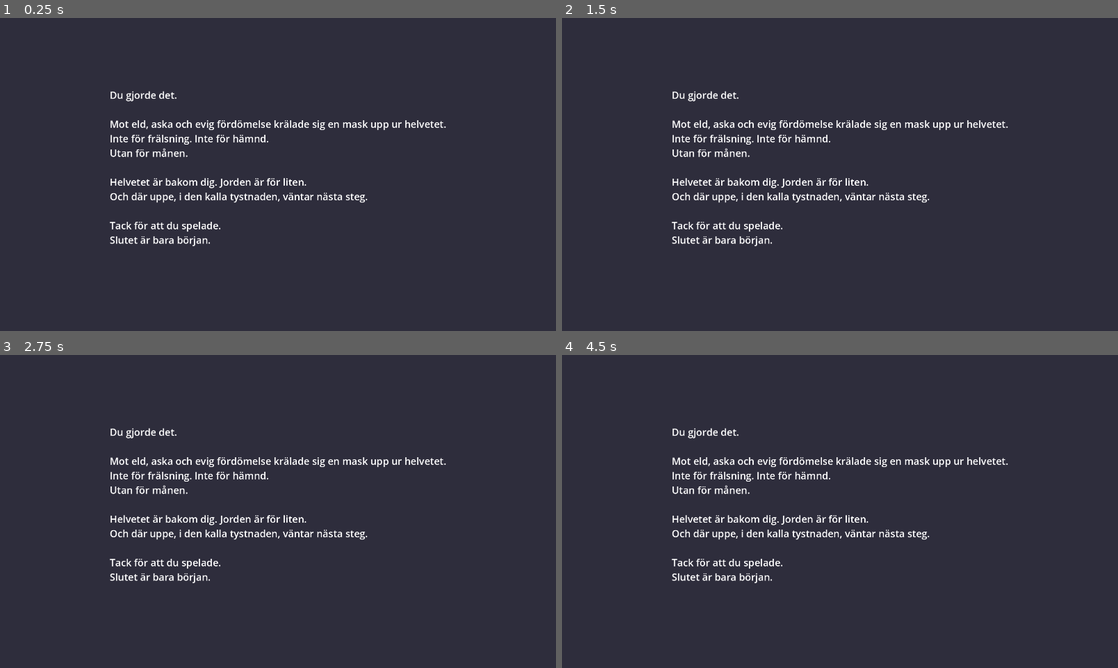
Above: before the commit, frames 1-4 (two rows, left to right).
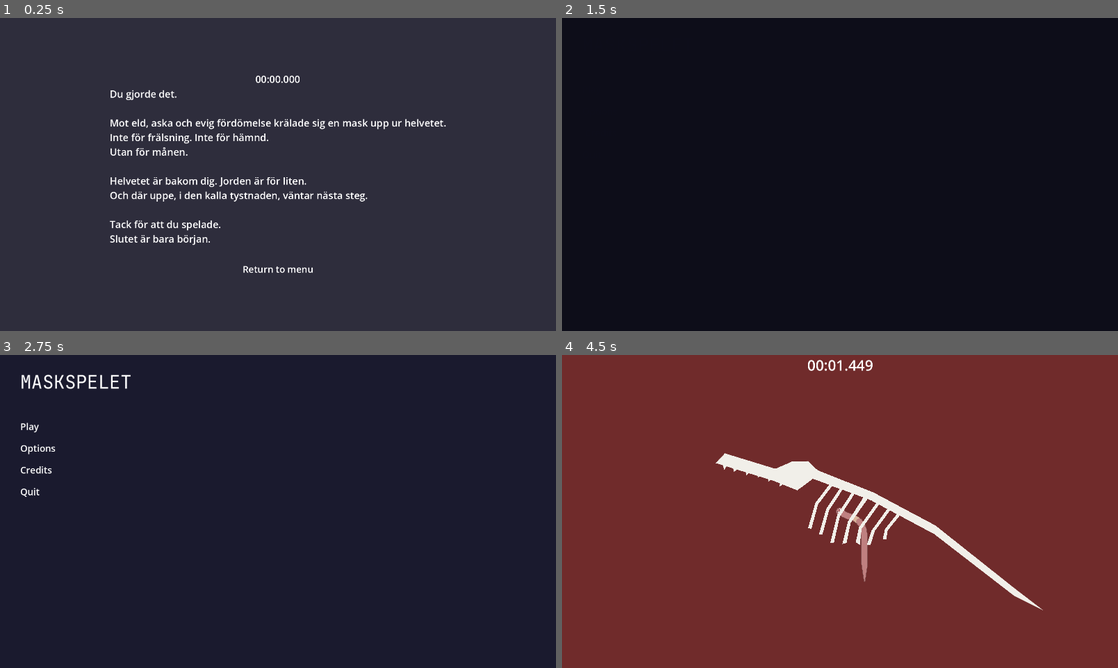
Above: after the commit, the same moments.

Repository: antax02/Mask-Spelet
Game: Godot game, scene res://scenes/levels/outro.tscn
The game is run twice, just before and just after one commit, with the same random seed, the same clock (stepped at 60 frames per second) and the same inputs. This scene is started directly instead of the project's main scene. The engine's default icon, where the game draws it, is replaced by a stand-in: a white triangle on a blue panel in a dark square.
Inputs (mouse positions are in pixels of both pictures, inside the frame that each line leads up to):
- Up to frame 1 (0.25 s): no input
- Up to frame 2 (1.5 s): click (840, 268) at 0.5 s, where only the run after the commit has a clickable "Return to menu"; click (639, 133) at 1.25 s, where only the run after the commit has a clickable "Credits"
- Up to frame 3 (2.75 s): click (278, 574) at 2 s, where only the run after the commit has a clickable "Back"
- Up to frame 4 (4.5 s): click (639, 426) at 2.75 s, where only the run after the commit has a clickable "Play"; move the mouse to (962, 495) at 3.52 s; hold Right mouse button (highlight) 3.53-4.28 s; move the mouse to (728, 527) at 4.27 s; right-click (728, 527) at 4.35 s

The runs differ from the first frame. In frame 1, 2.8% of the frame differs, in the area x 19-81%, y 18-82%; in frame 2, 100%, in the area x 0-100%, y 0-100%; in frame 3, 3.6%; in frame 4, 100%.

Commit message:
kommer int ih[g

Diff:
--- a/scenes/levels/main_2.tscn
+++ b/scenes/levels/main_2.tscn
@@ -12,6 +12,7 @@
 [ext_resource type="PhysicsMaterial" uid="uid://bpp202scb04tp" path="res://resources/frictionless_physics_material.tres" id="7_ahky1"]
 [ext_resource type="Shader" uid="uid://dpxkkyequlsx0" path="res://scenes/levels/vine_2.gdshader" id="9_s3lan"]
 [ext_resource type="Shader" uid="uid://cplf23wcv5cg4" path="res://scenes/levels/vines.gdshader" id="10_5sc0d"]
+[ext_resource type="AudioStream" uid="uid://j570urbtp6lu" path="res://assets/audio/music/cherry.mp3" id="13_q3iq0"]
 
 [sub_resource type="ShaderMaterial" id="ShaderMaterial_ahky1"]
 shader = ExtResource("6_iw8sm")
@@ -78,7 +79,7 @@
 [node name="HUD" parent="." instance=ExtResource("1_q3iq0")]
 
 [node name="Player" parent="." instance=ExtResource("1_f0jk7")]
-position = Vector2(-5103, -21305)
+position = Vector2(68, 610)
 max_speed = 750.0
 
 [node name="Envidorment" type="Node2D" parent="."]
@@ -1120,6 +1121,25 @@
 polygon = PackedVector2Array(-249, -21, -254, -6, -217, 0, -193, -1, 152, 21, 177, 23, 300, 50, 311, 38, 182, 5, -187, -18)
 
 [node name="CollisionPolygon2D" type="CollisionPolygon2D" parent="Envidorment/HellRK4"]
+polygon = PackedVector2Array(-250, -22, 181, 4, 310, 38, 301, 51, 276, 93, -244, 92, -254, 3, -254, -7)
+
+[node name="HellRK11" type="StaticBody2D" parent="Envidorment"]
+position = Vector2(-2648, -3770)
+physics_material_override = ExtResource("7_ahky1")
+
+[node name="Polygon2D" type="Polygon2D" parent="Envidorment/HellRK11"]
+color = Color(0.7148481, 0.6779541, 0.5421919, 1)
+polygon = PackedVector2Array(-191, 91, -217, 0, -192, -1, -163, 92)
+
+[node name="Polygon2D2" type="Polygon2D" parent="Envidorment/HellRK11"]
+color = Color(0.7148481, 0.6779541, 0.5421919, 1)
+polygon = PackedVector2Array(195, 92, 177, 71, 177, 22, 153, 21, 155, 70, 166, 71, 172, 72, 170, 76, 158, 85, 167, 93)
+
+[node name="Polygon2D3" type="Polygon2D" parent="Envidorment/HellRK11"]
+color = Color(0.7148481, 0.6779541, 0.5421919, 1)
+polygon = PackedVector2Array(-249, -21, -254, -6, -217, 0, -193, -1, 152, 21, 177, 23, 300, 50, 311, 38, 182, 5, -187, -18)
+
+[node name="CollisionPolygon2D" type="CollisionPolygon2D" parent="Envidorment/HellRK11"]
 polygon = PackedVector2Array(-250, -22, 181, 4, 310, 38, 301, 51, 276, 93, -244, 92, -254, 3, -254, -7)
 
 [node name="HellRK5" type="StaticBody2D" parent="Envidorment"]
@@ -1684,9 +1704,6 @@
 position = Vector2(297, -16)
 polygon = PackedVector2Array(-60, 146, -1, 184, 95, 93, 43, -125, -26, -135, -64, -78)
 
-[node name="Player" parent="Main3" instance=ExtResource("1_f0jk7")]
-position = Vector2(-412, -5153)
-
 [node name="StaticBody2D" type="StaticBody2D" parent="Main3"]
 position = Vector2(-1221, -5053)
 physics_material_override = ExtResource("7_ahky1")
@@ -1799,3 +1816,9 @@
 offset_bottom = 1220.0
 mouse_filter = 2
 color = Color(0.11372549, 0.13333334, 0.16078432, 1)
+
+[node name="AudioStreamPlayer" type="AudioStreamPlayer" parent="."]
+stream = ExtResource("13_q3iq0")
+autoplay = true
+bus = &"Music"
+parameters/looping = true
--- a/scenes/levels/outro.tscn
+++ b/scenes/levels/outro.tscn
@@ -1,6 +1,9 @@
-[gd_scene format=3 uid="uid://dyknomx18w20k"]
+[gd_scene load_steps=2 format=3 uid="uid://dyknomx18w20k"]
+
+[ext_resource type="Script" uid="uid://bgsl4gyxf0vju" path="res://scripts/ui/outro.gd" id="1_shfdd"]
 
 [node name="Outro" type="Node2D"]
+script = ExtResource("1_shfdd")
 
 [node name="CanvasLayer" type="CanvasLayer" parent="."]
 
@@ -13,19 +16,28 @@
 grow_vertical = 2
 color = Color(0.18140242, 0.17554998, 0.23589423, 1)
 
-[node name="Label" type="Label" parent="CanvasLayer/ColorRect"]
+[node name="VBoxContainer" type="VBoxContainer" parent="CanvasLayer/ColorRect"]
 layout_mode = 1
 anchors_preset = 8
 anchor_left = 0.5
 anchor_top = 0.5
 anchor_right = 0.5
 anchor_bottom = 0.5
-offset_left = -273.5
-offset_top = -154.5
-offset_right = 273.5
-offset_bottom = 154.5
+offset_left = -581.0
+offset_top = -304.5
+offset_right = 581.0
+offset_bottom = 304.5
 grow_horizontal = 2
 grow_vertical = 2
+
+[node name="Label2" type="Label" parent="CanvasLayer/ColorRect/VBoxContainer"]
+layout_mode = 2
+theme_override_font_sizes/font_size = 34
+text = "10:55"
+horizontal_alignment = 1
+
+[node name="Label" type="Label" parent="CanvasLayer/ColorRect/VBoxContainer"]
+layout_mode = 2
 theme_override_font_sizes/font_size = 34
 text = "Du gjorde det.
 
@@ -39,3 +51,9 @@
 Tack för att du spelade.
 Slutet är bara början.
 "
+
+[node name="Button" type="Button" parent="CanvasLayer/ColorRect/VBoxContainer"]
+layout_mode = 2
+text = "Return to menu"
+
+[connection signal="pressed" from="CanvasLayer/ColorRect/VBoxContainer/Button" to="." method="_on_button_pressed"]
--- a/scenes/ui/credits.tscn
+++ b/scenes/ui/credits.tscn
@@ -101,13 +101,6 @@
 text = "Contributors"
 horizontal_alignment = 1
 
-[node name="HampusLabel" type="Label" parent="Panel/MarginContainer/VBoxContainer"]
-layout_mode = 2
-theme = ExtResource("1_oap8i")
-theme_override_font_sizes/font_size = 24
-text = "Hampus Vadstöm, Composer"
-horizontal_alignment = 1
-
 [node name="StevenLabel" type="Label" parent="Panel/MarginContainer/VBoxContainer"]
 layout_mode = 2
 theme = ExtResource("1_oap8i")
--- /dev/null
+++ b/scripts/ui/outro.gd
@@ -0,0 +1,24 @@
+extends Node2D
+
+@onready var back_button: Button = $CanvasLayer/ColorRect/VBoxContainer/Button
+@onready var time = $CanvasLayer/ColorRect/VBoxContainer/Label2
+
+func _ready() -> void:
+	time.text = format_time(PauseManager.final_time)
+	back_button.pressed.connect(_on_button_pressed)
+	ButtonStyler.apply_button_style(back_button)
+
+func _on_button_pressed() -> void:
+	SceneTransition.change_scene("res://scenes/ui/main_menu.tscn")
+
+func format_time(time: float) -> String:
+	var total_seconds = int(time)
+	var hours = total_seconds / 3600
+	var minutes = (total_seconds % 3600) / 60
+	var seconds = total_seconds % 60
+	var milliseconds = int((time - int(time)) * 1000)
+
+	if hours > 0:
+		return "%02d:%02d:%02d.%03d" % [hours, minutes, seconds, milliseconds]
+	else:
+		return "%02d:%02d.%03d" % [minutes, seconds, milliseconds]
Not shown, added: assets/audio/music/cherry.mp3.import
Binary file added: assets/sprites/icon.png
Not shown, added: assets/sprites/icon.png.import
Not shown, changed: export_presets.cfg
Not shown: 1 places in scenes/levels/main_2.tscn that only renumber resources
Not shown, added: scripts/ui/outro.gd.uid
Not shown, added: MaskSpelet.exe
Not shown, added: assets/audio/music/cherry.mp3
